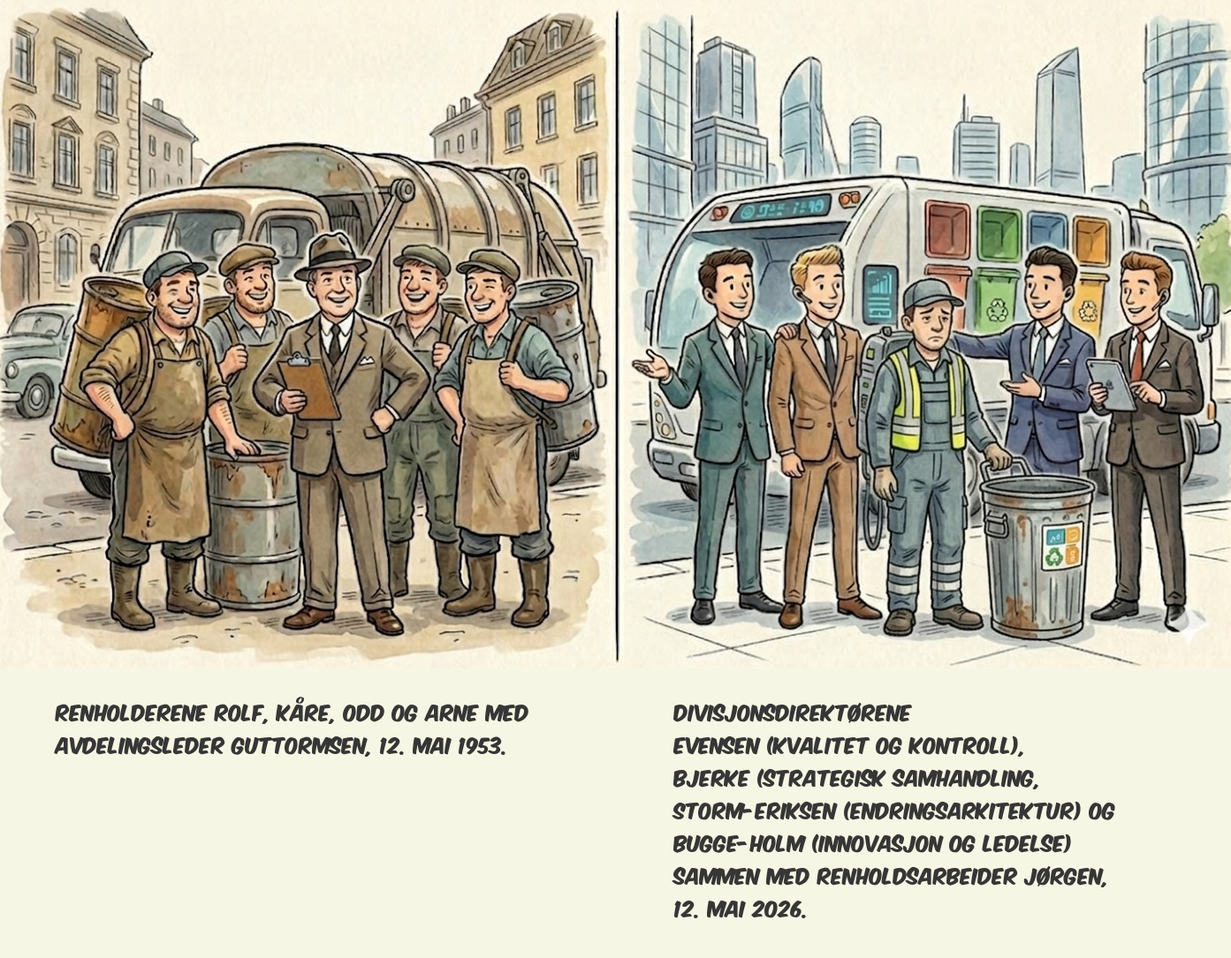
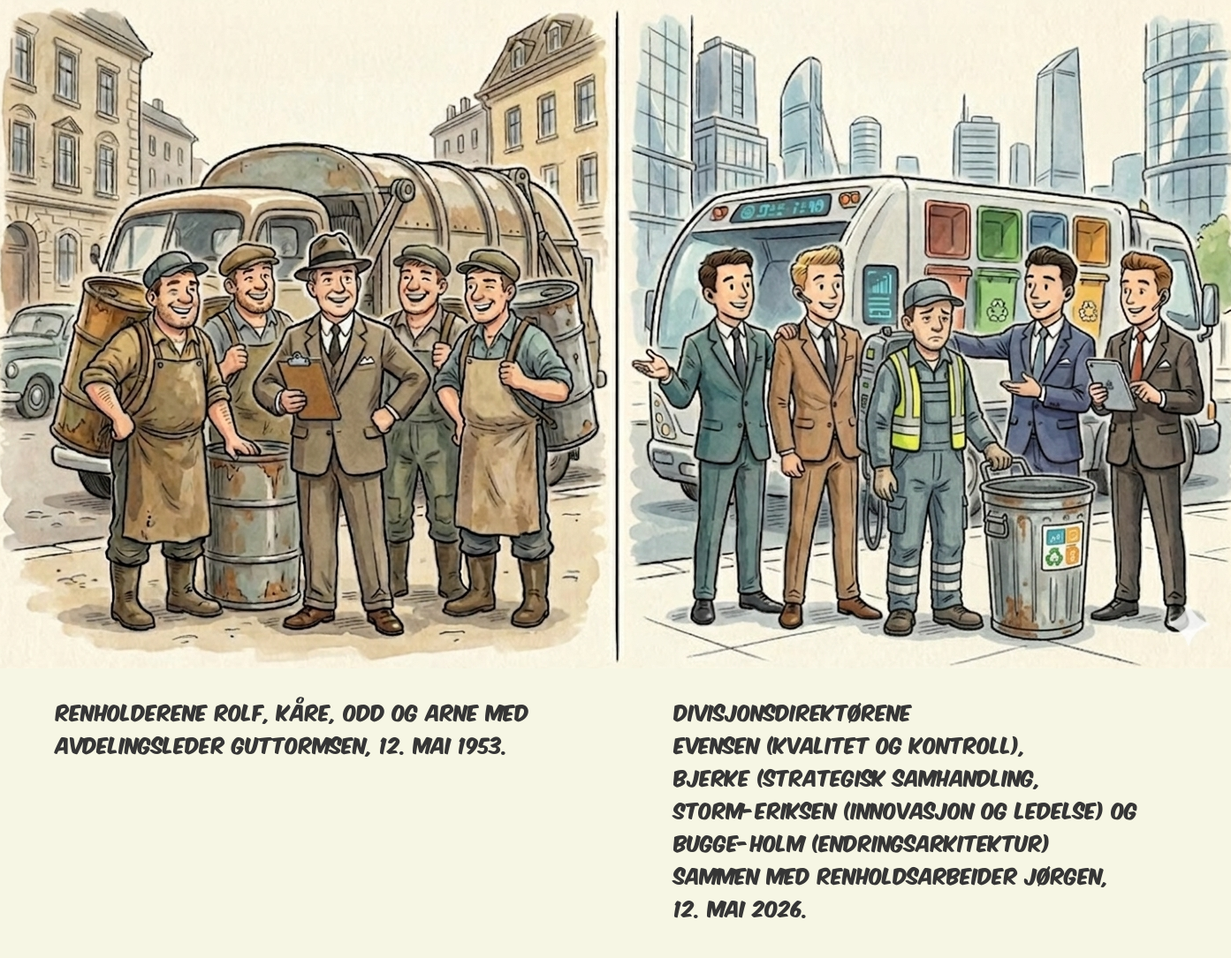
Layer changes from the first 1231×958 image to the second:
painted on "Divisjonsdirektørene ..." over [817, 801, 1137, 854]
